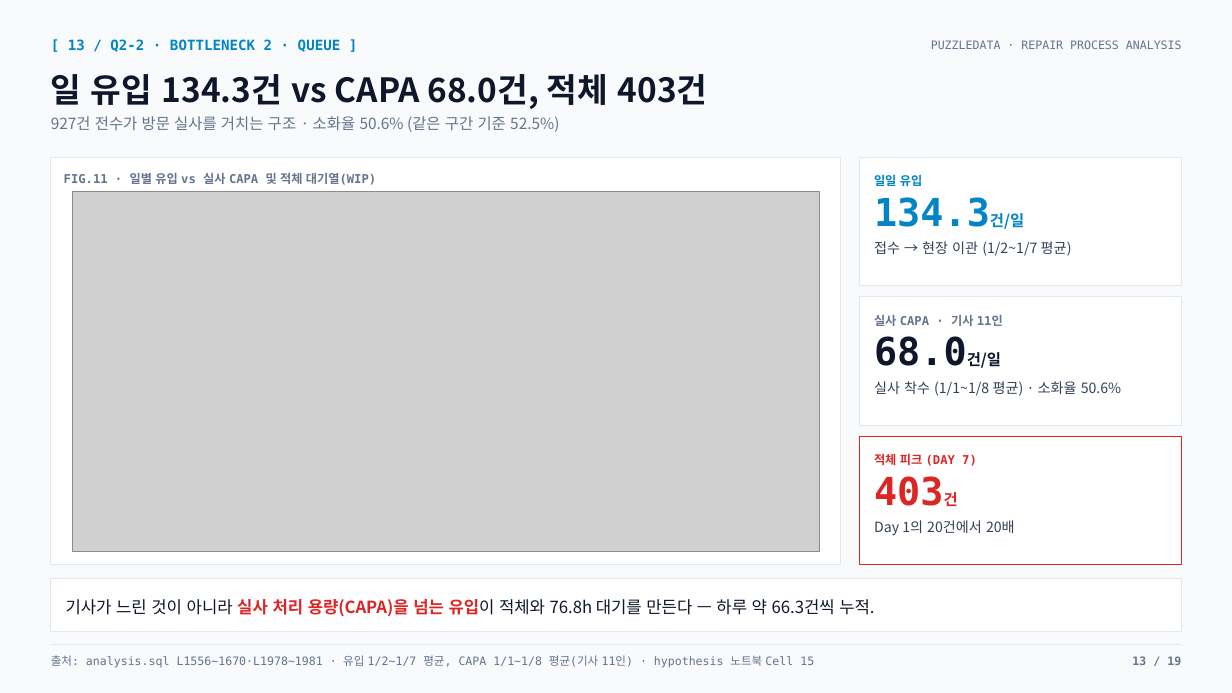
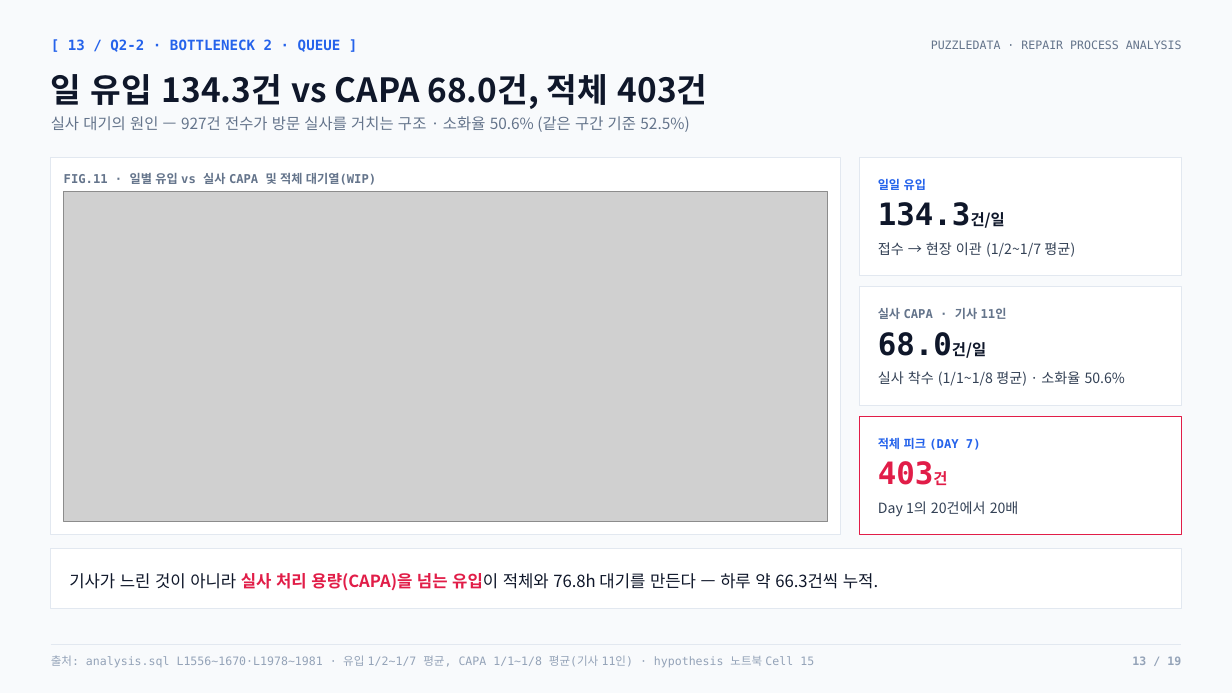
Before and after one commit to nus1245/puzzle_data, a slide deck: slide 13 of outputs/pptx/puzzledata_repair_report.pptx. Drawn at 1232x693 pixels with LibreOffice and Linux fonts; fonts in the diff are those of the drawing; grey boxes stand for pictures. Boxes give left, top, right and bottom in pixels: in the first picture for what was removed or moved away, otherwise in the second. Text is boxed around its words. In the diff, an @@ line names an element or a change of style, - is before the commit and + after.

```diff
--- a/outputs/pptx/puzzledata_repair_report.pptx
+++ b/outputs/pptx/puzzledata_repair_report.pptx
@@ text "[ 13 / Q2-2 · ..." at (68,39,341,52): text colour #0284C7 to #2563EB @@
@@ text at (51,116,689,132): text changed @@
-927건 전수가 방문 실사를 거치는 구조 · 소화율 50.6% (같은 구간 기준 52.5%)
+실사 대기의 원인 — 927건 전수가 방문 실사를 거치는 구조 · 소화율 50.6% (같은 구간 기준 52.5%)
@@ rectangle: place and size @@
-rectangle at (51,157,841,565)
+rectangle at (51,157,841,535)
@@ rectangle: place and size @@
-rectangle at (860,157,1181,286)
+rectangle at (860,157,1181,275)
@@ text "일일 유입" at (878,178,926,190): text colour #0284C7 to #2563EB @@
@@ picture: place and size @@
-picture at (72,191,819,552)
+picture at (64,191,828,521)
@@ text "134.3건/일" at (878,202,1005,228): size 30 to 24 pt in "134.3건/일"; text colour #0284C7 to #0F172A; line spacing 33.6pt to 26.9pt @@
@@ text "접수 → 현장 이관 (1/2~1/7 ...": place and size @@
-text "접수 → 현장 이관 (1/2~1/7 ..." at (874,241,1072,256)
+text "접수 → 현장 이관 (1/2~1/7 ..." at (878,242,1075,257)
@@ rectangle: place and size @@
-rectangle at (860,297,1181,425)
+rectangle at (860,287,1181,405)
@@ text "실사 CAPA · 기사 11인": place and size @@
-text "실사 CAPA · 기사 11인" at (874,315,1003,326)
+text "실사 CAPA · 기사 11인" at (878,308,1007,319)
@@ text "68.0건/일" at (878,332,986,358): size 30 to 24 pt in "68.0건/일"; line spacing 33.6pt to 26.9pt @@
@@ text "실사 착수 (1/1~1/8 평균) · ...": place and size @@
-text "실사 착수 (1/1~1/8 평균) · ..." at (874,381,1121,396)
+text "실사 착수 (1/1~1/8 평균) · ..." at (878,371,1125,386)
@@ rectangle: place and size @@
-rectangle at (860,436,1181,565)
+rectangle at (860,417,1181,535)
@@ rectangle at (860,417,1181,535): outline #DC2626 0.75 pt to #E11D48 0.75 pt @@
@@ text "적체 피크 (DAY 7)": place and size @@
-text "적체 피크 (DAY 7)" at (874,453,977,466)
+text "적체 피크 (DAY 7)" at (878,437,981,450)
@@ text "적체 피크 (DAY 7)" at (878,437,981,450): text colour #DC2626 to #2563EB @@
@@ text "403건": place and size @@
-text "403건" at (874,470,1166,514)
+text "403건" at (878,457,1163,491)
@@ text "403건" at (878,457,1163,491): size 30 to 24 pt in "403건"; text colour #DC2626 to #E11D48; line spacing 33.6pt to 26.9pt @@
@@ text "Day 1의 20건에서 20배": place and size @@
-text "Day 1의 20건에서 20배" at (874,520,1015,536)
+text "Day 1의 20건에서 20배" at (878,501,1019,517)
@@ rectangle: place and size @@
-rectangle at (51,579,1181,631)
+rectangle at (51,549,1181,609)
@@ text "기사가 느린 것이 아니라 실사 ...": place and size @@
-text "기사가 느린 것이 아니라 실사 ..." at (66,599,874,617)
+text "기사가 느린 것이 아니라 실사 ..." at (69,573,878,590)
@@ text "기사가 느린 것이 아니라 실사 ..." at (69,573,878,590): text colour #DC2626 to #E11D48 in "실사 처리 용량(CAPA)을 넘는 유입이" @@
@@ text "출처: analysis.sql L1556~1670·L1978~1981 · 유입 ..." at (51,655,814,667): text colour #64748B to #94A3B8 @@
@@ text "13 / 19" at (1132,656,1181,665): text colour #64748B to #94A3B8 @@
```
Also in this commit, not shown: 17 other slides changed, 1 slide added, 1 slide removed, 22 other files.
